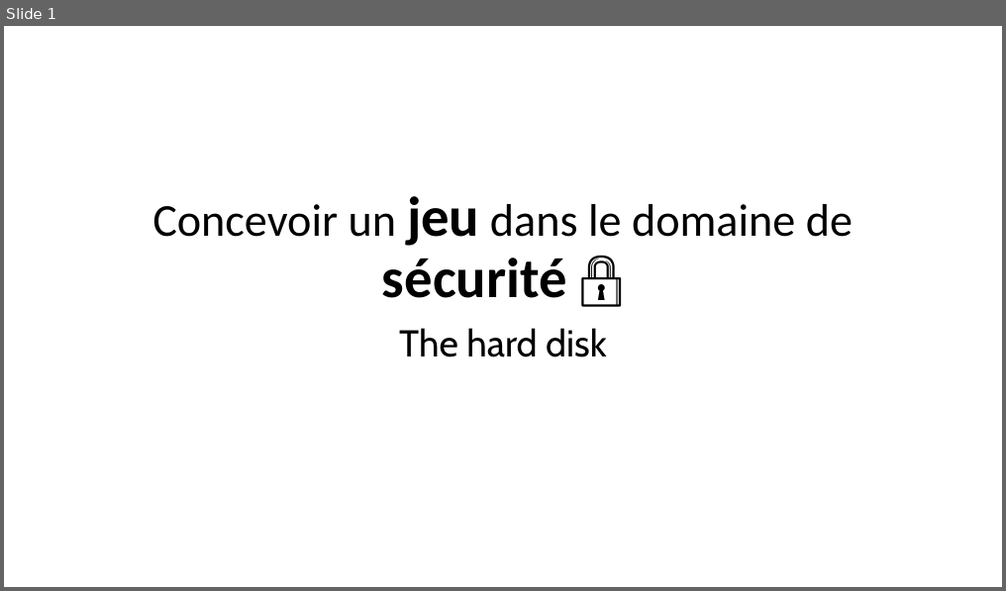
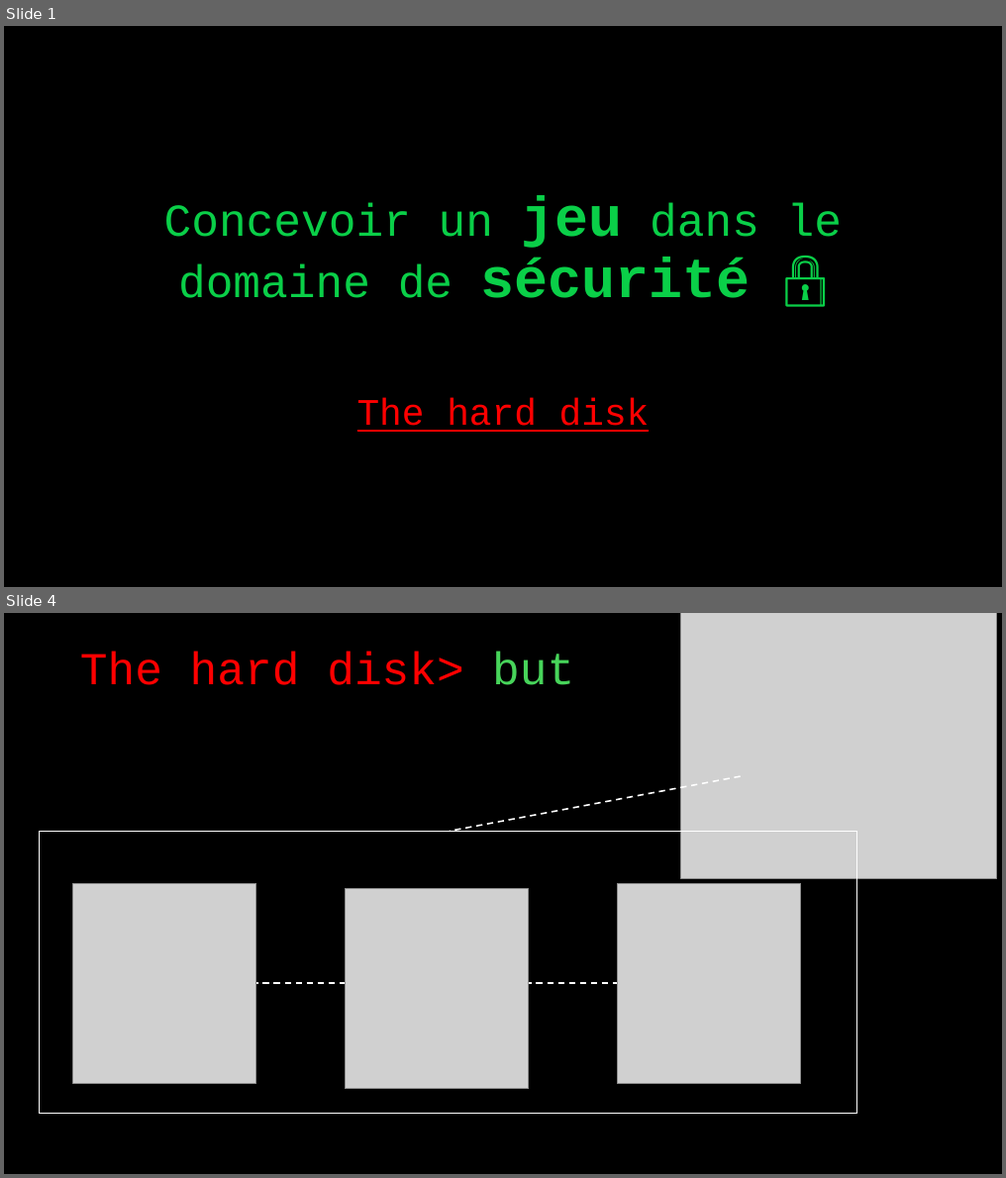
Before and after one commit to Fafishyle/Jeu_domaine_seccuritee, a slide deck: Slide_jeu.pptx. Shown one above the other, each under a label of ours: slide 1 before the commit, slides 1 and 4 after it; the slides between them are not shown. The pictures are 1006x591 and 1006x1178 pixels, drawn with LibreOffice and Linux fonts; fonts in the diff are those of the drawing; grey boxes stand for pictures. Boxes give left, top, right and bottom in pixels: in the first picture for what was removed or moved away, otherwise in the second. Text is boxed around its words. In the diff, an @@ line names an element or a change of style, - is before the commit and + after.

```diff
--- a/Slide_jeu.pptx
+++ b/Slide_jeu.pptx
@@ slide 4 added at [4, 613, 1002, 1174], background #000000 @@
@@ picture added at [681, 613, 997, 878] @@
@@ title added at [80, 652, 574, 685], 44 pt, text #FF0000 @@
+The hard disk> but
@@ line added from (741, 776) to (450, 831), #FFFFFF 1.5 pt dashed @@
@@ rectangle added at [40, 831, 856, 1113], outline #FFFFFF 0.25 pt @@
@@ picture added at [73, 883, 256, 1084] @@
@@ picture added at [345, 888, 528, 1089] @@
@@ picture added at [617, 883, 801, 1084] @@
@@ line added from (164, 983) to (617, 983), #FFFFFF 1.5 pt dashed @@
@@ slide 1 changed as well @@
@@ background #FFFFFF to #000000 @@
@@ title "Concevoir un jeu dans le ..." at [164, 196, 842, 298]: font Calibri to Courier New, text colour #000000 to #0ACF48; font Cabin to Courier New in "🔒" @@
@@ subtitle "The hard disk": place and size @@
-subtitle "The hard disk" at [399, 328, 607, 358]
+subtitle "The hard disk" at [357, 398, 649, 432]
@@ subtitle "The hard disk" at [357, 398, 649, 432]: font Cabin to Courier New, text colour #000000 to #FF0000, underline on @@
```
Also in this commit, not shown: 5 other slides added, 1 other file.
